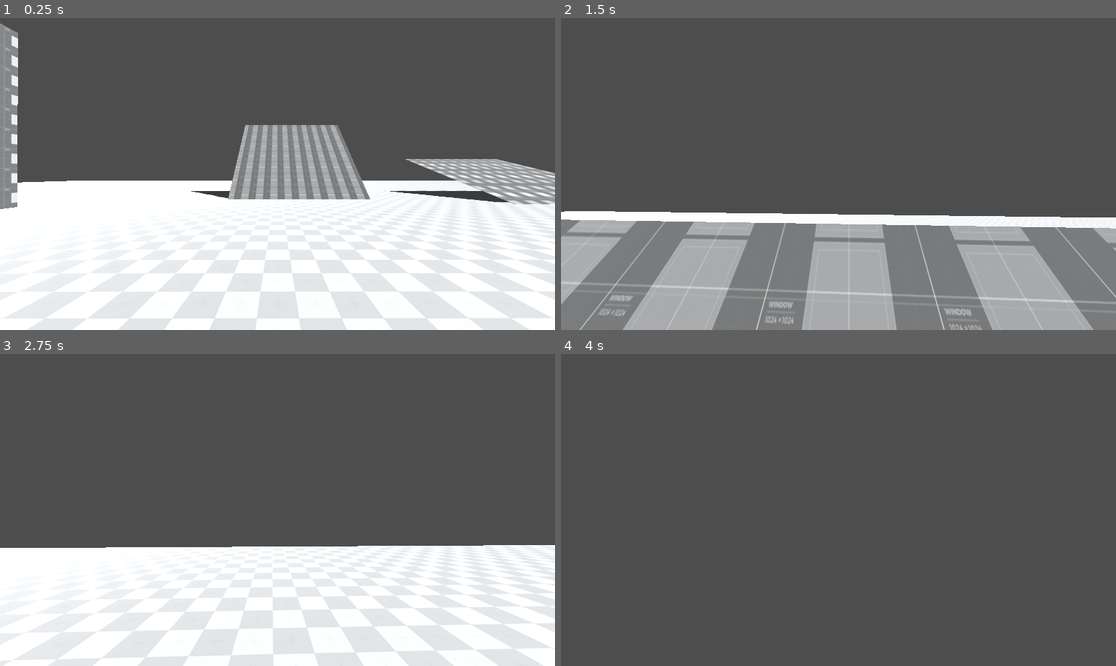
Above: before the commit, frames 1-4 (two rows, left to right).
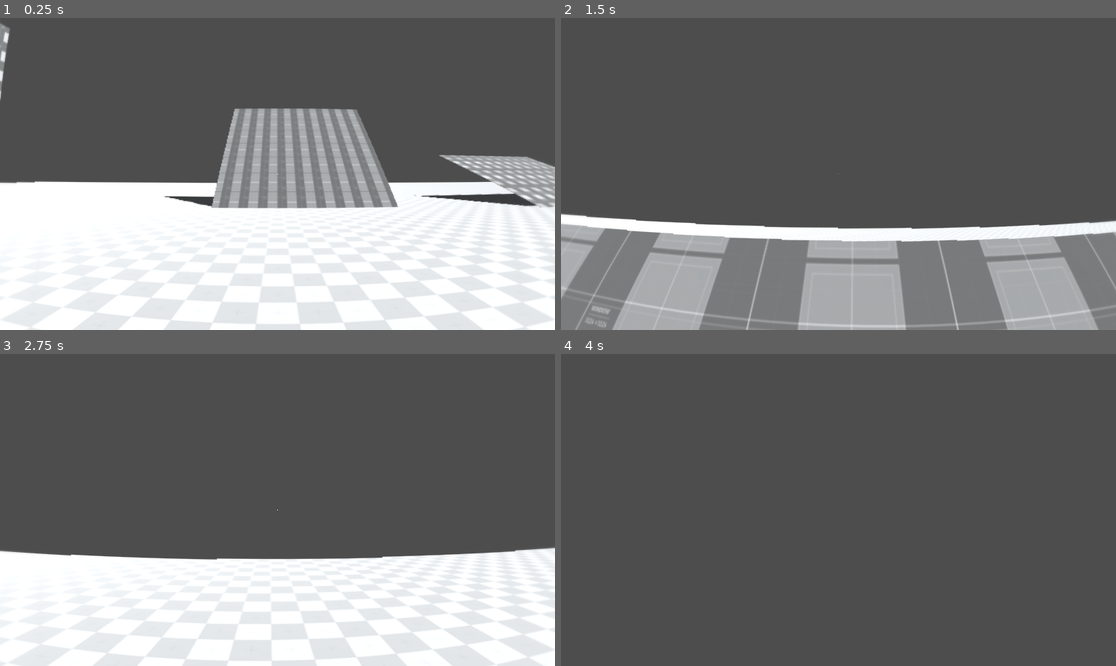
Above: after the commit, the same moments.

Repository: Very-Serious-Games/Mindfall
Game: Godot game, scene res://scenes/levels/playground.tscn
Same seed, same stepped clock (60 frames per second), same inputs: the game is played once before the commit and once after it.
Inputs (mouse positions are in pixels of both pictures, inside the frame that each line leads up to):
- Up to frame 1 (0.25 s): no input
- Up to frame 2 (1.5 s): tap Enter at 0.5 s; move the mouse to (866, 174) at 0.52 s; hold W (move_forward) from 0.53 s (still down); tap Shift (dash) at 0.6, 1.35 s; tap Space (jump) at 0.77 s; move the mouse to (810, 174) at 1.27 s
- Up to frame 3 (2.75 s): keep holding W (move_forward); tap Space (jump) at 1.52 s; move the mouse to (288, 503) at 2.02 s; tap Shift (dash) at 2.1 s
- Up to frame 4 (4 s): keep holding W (move_forward); move the mouse to (832, 516) at 2.77 s; tap Shift (dash) at 2.85, 3.6 s; tap Space (jump) at 3.02, 3.5, 3.77 s; move the mouse to (877, 513) at 3.52 s

The runs differ from the first frame. In frame 1, 20% of the frame differs, in the area x 0-100%, y 1-100%; in frame 2, 15%; in frame 3, 12%; in frame 4, nothing differs.

Commit message:
eyefish shader

Diff:
--- /dev/null
+++ b/assets/shaders/camera.gdshader
@@ -0,0 +1,58 @@
+// Converted from https://www.shadertoy.com/view/td2GzW
+shader_type canvas_item;
+uniform sampler2D SCREEN_TEXTURE : hint_screen_texture, filter_linear_mipmap;
+
+// Anti fish eye (negative amount) / fish eye (positive)
+uniform float effect_amount : hint_range(-2.5, 2.5) = 1.0;
+
+void fragment() {
+	// glsl -> godot shader
+	vec2 iResolution = 1.0 / SCREEN_PIXEL_SIZE;
+	vec4 fragCoord = FRAGCOORD;
+
+	//normalized coords
+	vec2 p = fragCoord.xy / iResolution.x;
+
+	//screen proroption
+	float prop = iResolution.x / iResolution.y;
+
+	//center coords
+	vec2 m = vec2(0.5, 0.5 / prop);
+
+	//vector from center to current fragment
+	vec2 d = p - m;
+
+	// distance of pixel from center
+	float r = sqrt(dot(d, d));
+
+	float power = effect_amount;
+
+	//radius of 1:1 effect
+	float bind;
+
+	//stick to borders
+	if (power > 0.0)
+		bind = sqrt(dot(m, m));
+	else {
+		if (prop < 1.0)
+    		bind = m.x;
+    	else
+        	bind = m.y;
+	}
+
+	vec2 uv;
+	//fisheye
+	if (power > 0.0)
+		uv = m + normalize(d) * tan(r * power) * bind / tan( bind * power);
+	//antifisheye
+	else if (power < 0.0)
+		uv = m + normalize(d) * atan(r * -power * 10.0) * bind / atan(-power * bind * 10.0);
+	//no effect for power = 1.0
+	else
+		uv = p;
+    uv.y *= prop;
+
+	vec3 col = texture(SCREEN_TEXTURE, uv).rgb;
+
+	COLOR = vec4(col, 1.0);
+}
--- a/scenes/characters/player.tscn
+++ b/scenes/characters/player.tscn
@@ -1,11 +1,24 @@
-[gd_scene load_steps=4 format=3 uid="uid://bj20f8efqvq8x"]
+[gd_scene load_steps=8 format=3 uid="uid://bj20f8efqvq8x"]
 
 [ext_resource type="Script" path="res://scripts/player.gd" id="1_2f8j2"]
 [ext_resource type="Script" path="res://scripts/camera.gd" id="2_gljcx"]
+[ext_resource type="Shader" path="res://assets/shaders/camera.gdshader" id="3_brtcp"]
 
 [sub_resource type="CapsuleShape3D" id="CapsuleShape3D_3rsb5"]
 radius = 0.3
 height = 1.8
+
+[sub_resource type="QuadMesh" id="QuadMesh_rjwg0"]
+flip_faces = true
+size = Vector2(2, 2)
+
+[sub_resource type="ShaderMaterial" id="ShaderMaterial_kmbq3"]
+shader = ExtResource("3_brtcp")
+shader_parameter/effect_amount = 1.0
+
+[sub_resource type="ShaderMaterial" id="ShaderMaterial_cv6qa"]
+shader = ExtResource("3_brtcp")
+shader_parameter/effect_amount = 1.5
 
 [node name="Player2" type="CharacterBody3D"]
 script = ExtResource("1_2f8j2")
@@ -21,3 +34,29 @@
 fov = 80.0
 script = ExtResource("2_gljcx")
 max_tilt_angle = 3.0
+
+[node name="Viewport" type="MeshInstance3D" parent="."]
+transform = Transform3D(1, -9.32232e-12, 0, 4.88853e-11, 1, 0, 0, 1.16415e-10, 1, 2.19416e-10, -1.19209e-07, -2.32831e-10)
+visible = false
+extra_cull_margin = 16384.0
+mesh = SubResource("QuadMesh_rjwg0")
+surface_material_override/0 = SubResource("ShaderMaterial_kmbq3")
+
+[node name="Control" type="Control" parent="."]
+layout_mode = 3
+anchors_preset = 15
+anchor_right = 1.0
+anchor_bottom = 1.0
+grow_horizontal = 2
+grow_vertical = 2
+mouse_filter = 2
+
+[node name="ColorRect" type="ColorRect" parent="Control"]
+material = SubResource("ShaderMaterial_cv6qa")
+layout_mode = 1
+anchors_preset = 15
+anchor_right = 1.0
+anchor_bottom = 1.0
+grow_horizontal = 2
+grow_vertical = 2
+mouse_filter = 2
